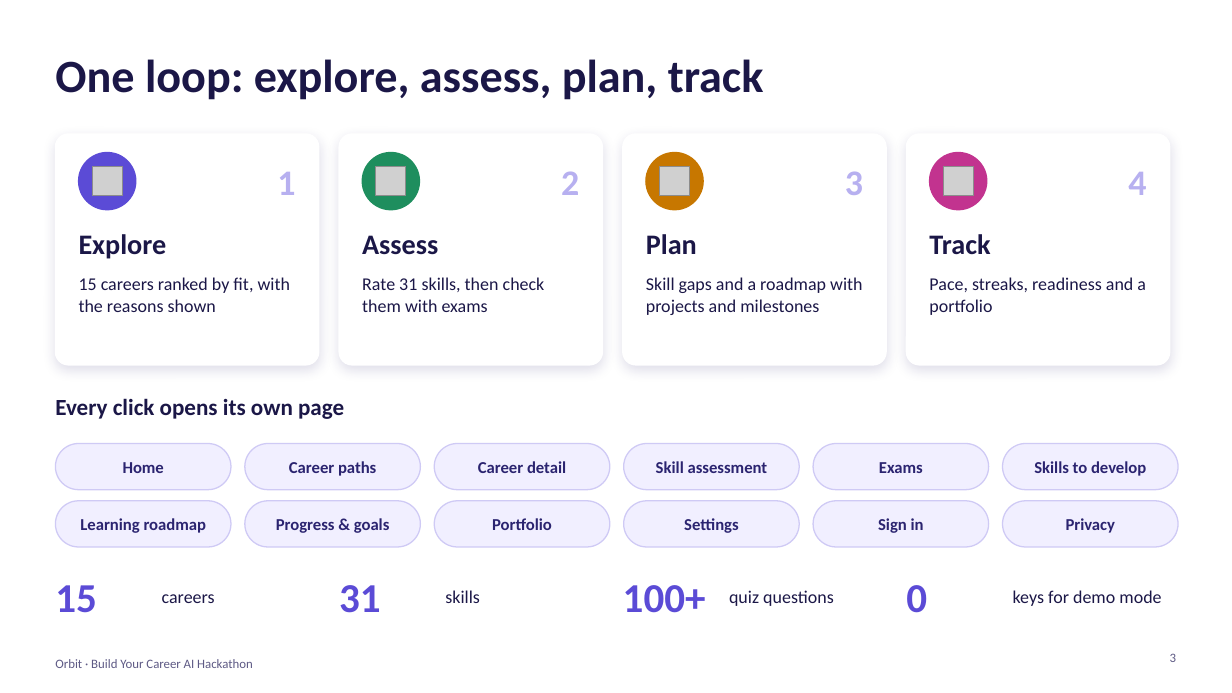
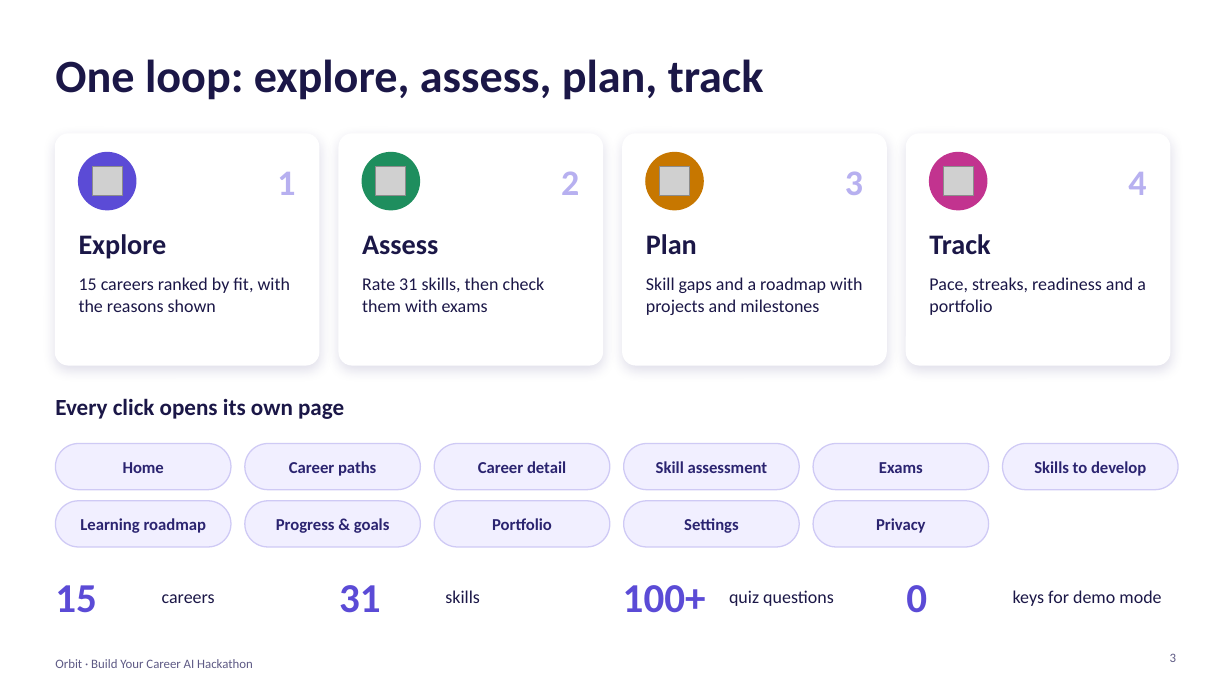
Before and after one commit to 111Reihan/AI-Powered-Career-Development-Hackathon, a slide deck: slide 3 of docs/Orbit-pitch-deck-v2.pptx. Drawn at 1232x693 pixels with LibreOffice and Linux fonts; fonts in the diff are those of the drawing; grey boxes stand for pictures. Boxes give left, top, right and bottom in pixels: in the first picture for what was removed or moved away, otherwise in the second. Text is boxed around its words. In the diff, an @@ line names an element or a change of style, - is before the commit and + after.

```diff
--- a/docs/Orbit-pitch-deck-v2.pptx
+++ b/docs/Orbit-pitch-deck-v2.pptx
@@ rounded rectangle removed at (1003,501,1178,547) @@
@@ text at (876,518,926,533): text changed @@
-Sign in
+Privacy
@@ text removed at (1066,518,1116,533) @@
-Privacy
```
Also in this commit, not shown: 6 other slides changed, 1 slide added, 1 slide removed, 21 other files.
